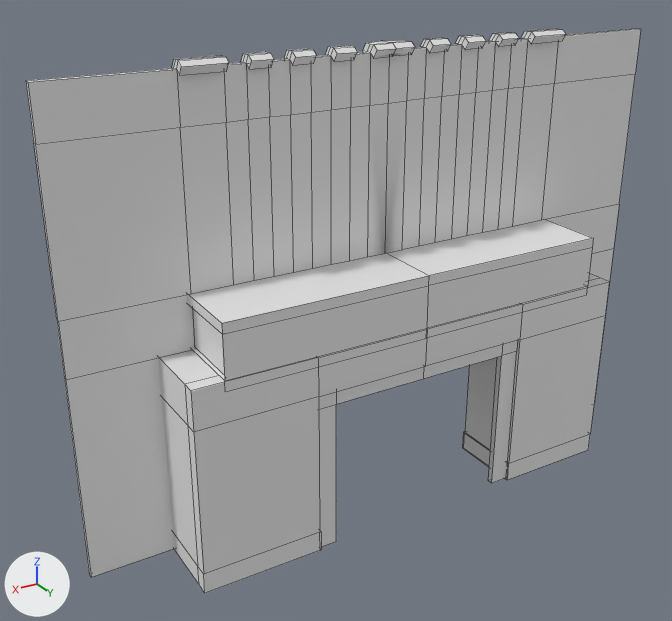
The FBX model Assets/Beta Prototype/Models/Little Town/Theatre.fbx: old version first, new version second.
Before and after are seen from a 50 mm camera at (7.55, 11.18, 5.68) aimed at (0.37, -0.79, -0.3). Lighting does not change. The marker at lower left points along +X, +Y and +Z. Mesh edges are drawn as thin lines. Where no turn or scale is listed for an object, it has been applied to the vertices. Vertices at the same position are counted once.

Before the edit, the objects in view are built like this:
```python
me_cube_001 = bpy.data.meshes.new('Cube.001')
me_cube_001.from_pydata(...)  # 64 vertices, 62 faces; spans x -3.24..3.24, y -1.72..2.47, z -0.5..0.52
me_cube_001.materials.append(mat_panel)  # white #e7e7e7
me_cube_004 = bpy.data.meshes.new('Cube.004')
me_cube_004.from_pydata(...)  # 76 vertices, 74 faces; spans x -3.71..3.71, y -0.64..0.56, z -1.09..2.14
me_cube_004.materials.append(mat_entrance)  # white #e7e7e7
me_cube_006 = bpy.data.meshes.new('Cube.006')
me_cube_006.from_pydata(...)  # 28 vertices, 26 faces; spans x -1.84..1.84, y -0.05..0.05, z -1.98..0.8
me_cube_006.materials.append(mat_door_frame)  # white #e7e7e7
ob_door_frame = bpy.data.objects.new('Door Frame', me_cube_006)
ob_door_frame.location = (0.0, 1.09, -1.19)
ob_entrance = bpy.data.objects.new('Entrance', me_cube_004)
ob_entrance.location = (0.0, 0.62, -2.1)
ob_panel = bpy.data.objects.new('Panel', me_cube_001)
ob_panel.location = (0.0, -1.3, 0.4)
# also in view: 'Facade' at (-0.01, -0.03, 0.41)
```
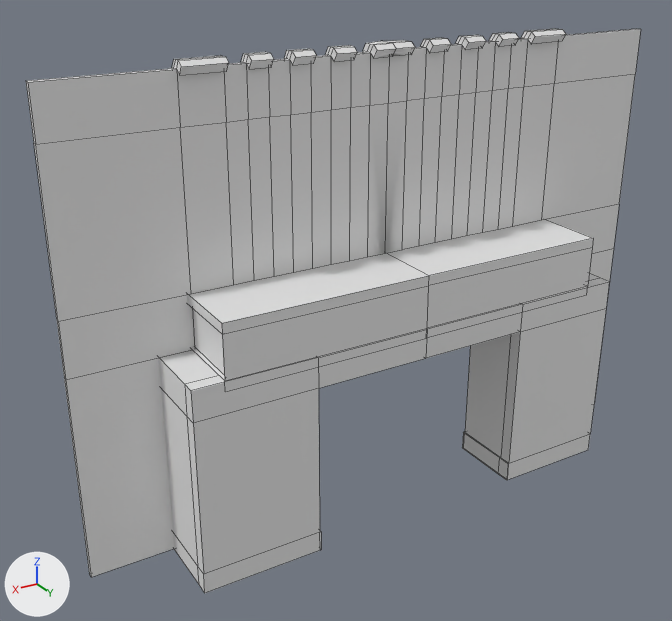
Changed parts and their boxes [x1, y1, x2, y2] in the pictures (672 x 621 px; the box of a moved part takes in the faces that stretch with it):
'Door Frame', deleted: before [319, 340, 518, 547]
part 1 of me_cube_004, moved or reshaped: [161, 306, 606, 533] in both

Edits to the bpy script that builds the scene:
```text
Change me_cube_004:
    where me_cube_004.from_pydata(...)  # 76 vertices, 74 faces; spans x -3.71..3.71, y -0.64..0.56, z -1.09..2.14
    used by ob_entrance; location = (0.0, 0.62, -2.1)
    me_cube_004 part 1: all 14 vertices in x -3.71..3.71, y -0.62..0.56, z 1.53 are moved by (0.0, 0.0, 0.13)
Remove ob_door_frame:
    ob_door_frame = bpy.data.objects.new('Door Frame', me_cube_006)
    ob_door_frame.location = (0.0, 1.09, -1.19)
```
